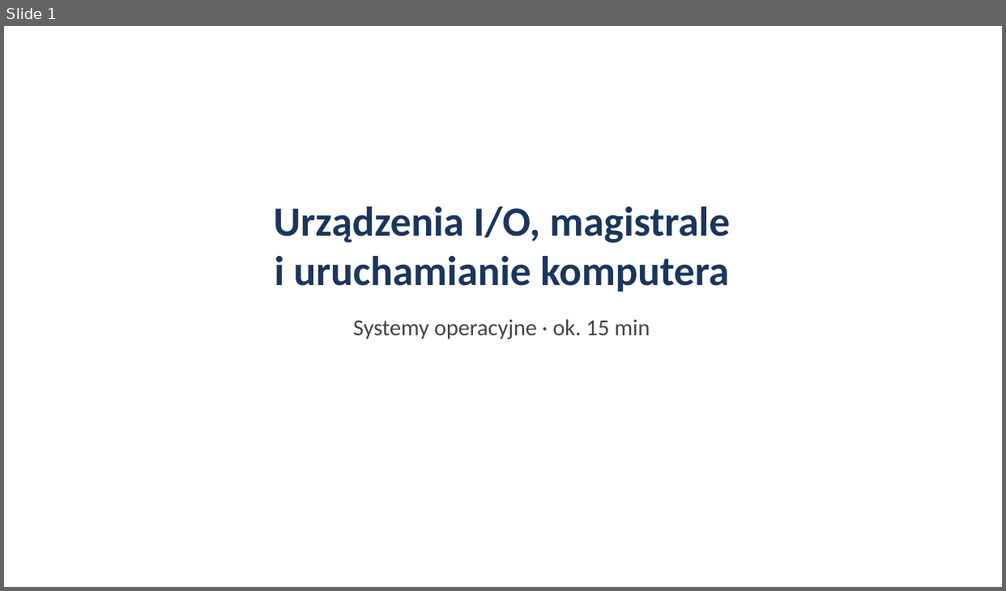
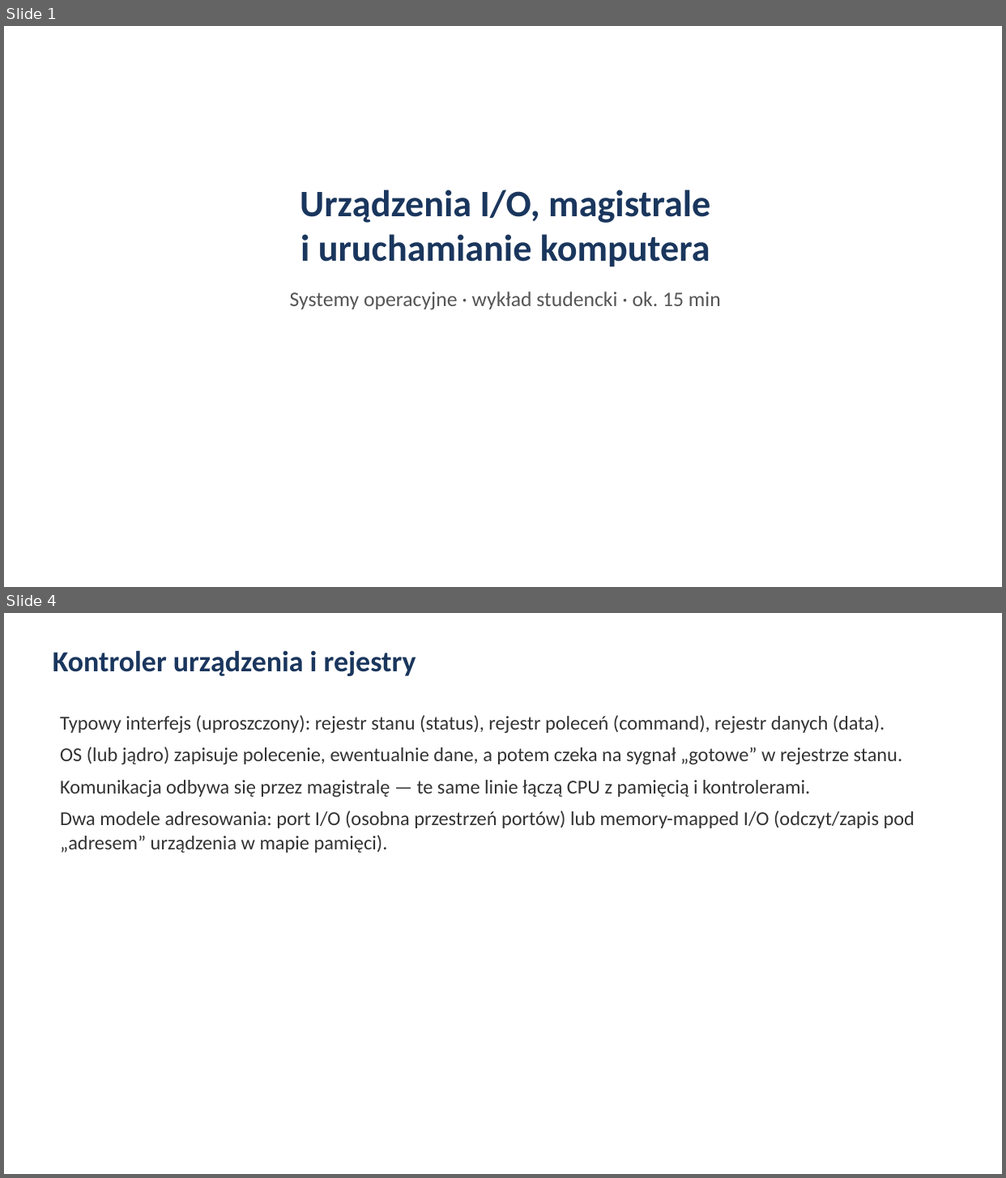
Before and after one commit to PL77239/RESEARCH, a slide deck: prezentacja/prezentacja-os.pptx. Shown one above the other, each under a label of ours: slide 1 before the commit, slides 1 and 4 after it; the slides between them are not shown. The pictures are 1006x591 and 1006x1178 pixels, drawn with LibreOffice and Linux fonts; fonts in the diff are those of the drawing. Boxes give left, top, right and bottom in pixels: in the first picture for what was removed or moved away, otherwise in the second. Text is boxed around its words. In the diff, an @@ line names an element or a change of style, - is before the commit and + after.

```diff
--- a/prezentacja/prezentacja-os.pptx
+++ b/prezentacja/prezentacja-os.pptx
@@ slide 4 added at (4,613,1002,1174), background #FFFFFF @@
@@ text added at (53,650,416,676), 28 pt, text #1A365D, bold @@
+Kontroler urządzenia i rejestry
@@ text added at (60,715,914,853), 19 pt, text #333333 @@
+Typowy interfejs (uproszczony): rejestr stanu (status), rejestr poleceń (command), rejestr danych (data).
+OS (lub jądro) zapisuje polecenie, ewentualnie dane, a potem czeka na sygnał „gotowe” w rejestrze stanu.
+Komunikacja odbywa się przez magistralę — te same linie łączą CPU z pamięcią i kontrolerami.
+Dwa modele adresowania: port I/O (osobna przestrzeń portów) lub memory-mapped I/O (odczyt/zapis pod „adresem” urządzenia w mapie pamięci).
@@ slide 1 changed as well @@
@@ text "Urządzenia I/O, magistrale i uruchamianie ...": place and size @@
-text "Urządzenia I/O, magistrale i uruchamianie ..." at (274,207,730,339)
+text "Urządzenia I/O, magistrale i uruchamianie ..." at (290,190,721,310)
@@ text at (300,190,710,267): size 40 to 36 pt in "Urządzenia I/O, magistrale i uruchamianie komputera" @@
@@ text at (290,292,721,310): text changed; size 22 to 20 pt; text colour #444444 to #555555 @@
-Systemy operacyjne · ok. 15 min
+Systemy operacyjne · wykład studencki · ok. 15 min
```
Also in this commit, not shown: 1 other slide changed, 20 other slides added, 15 slides removed.
